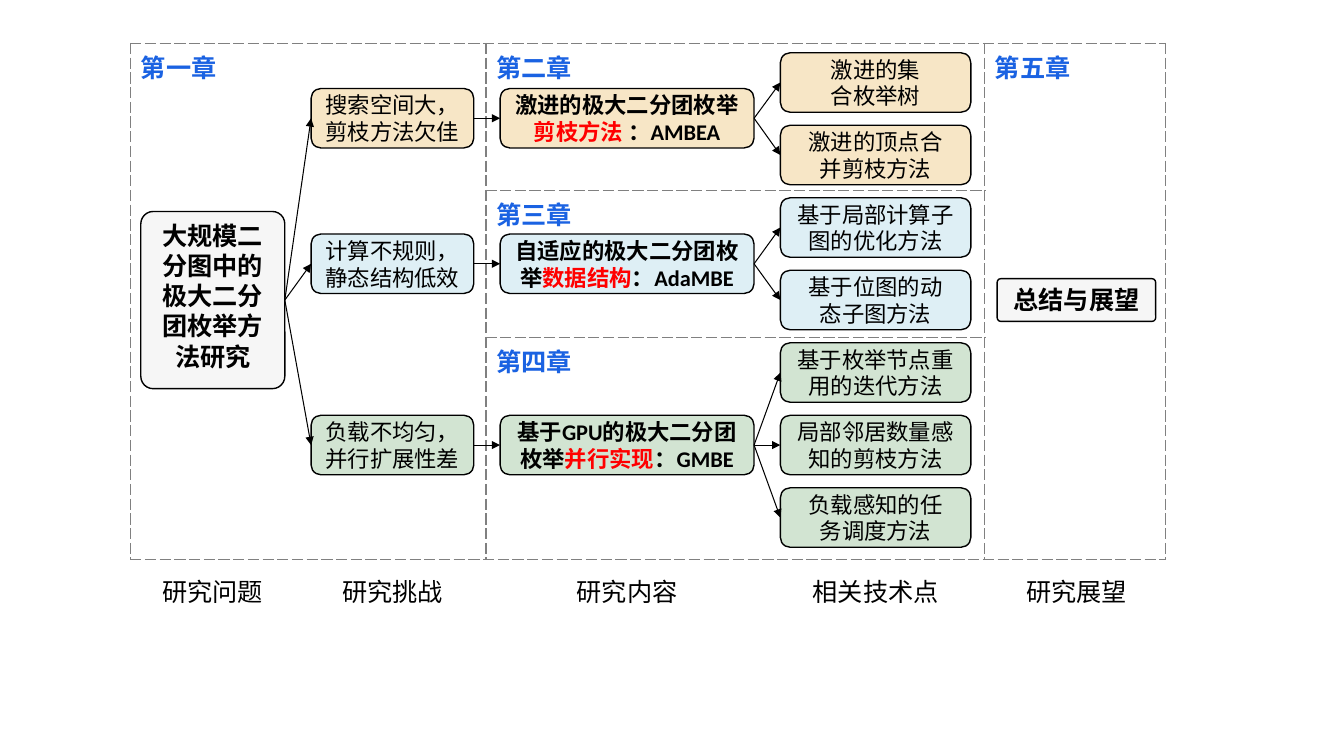
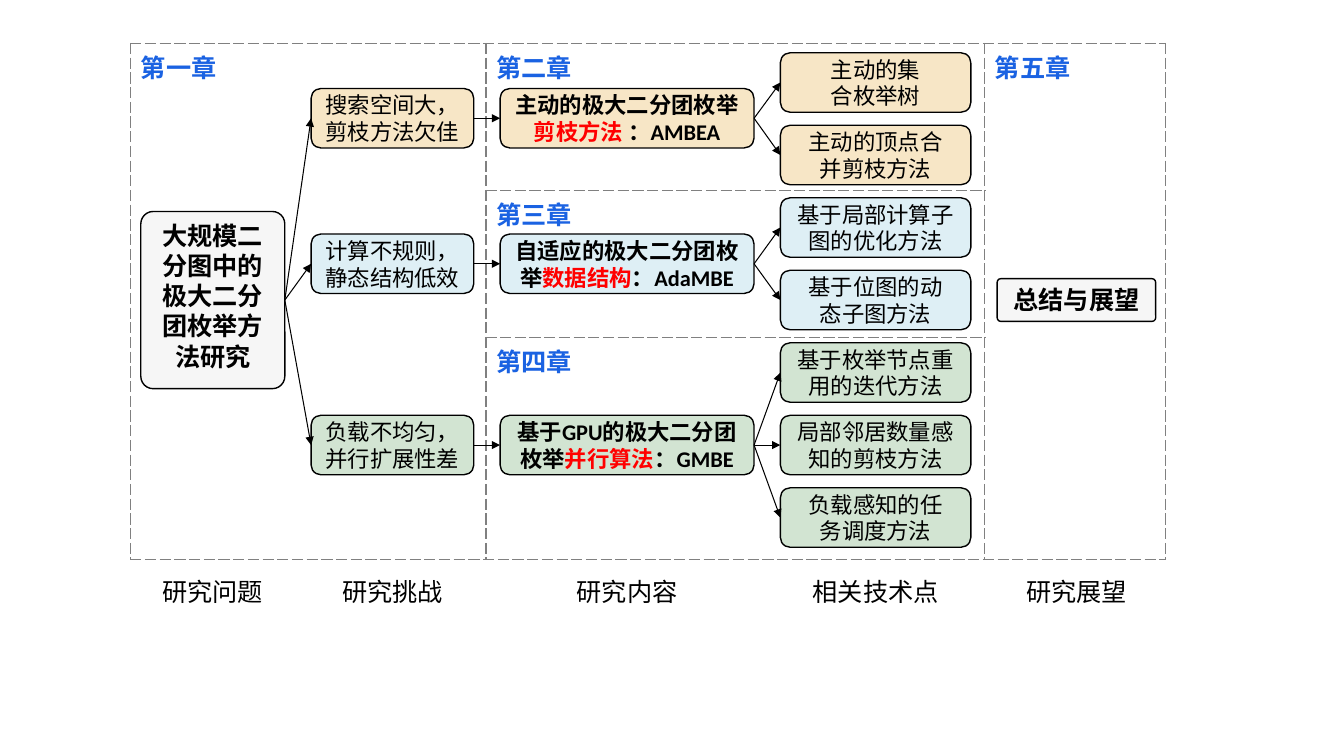
Before and after one commit to Pz1996/zjuthesis, a slide deck: slide 12 of figure/plot.pptx. Drawn at 1344x756 pixels with LibreOffice and Linux fonts; fonts in the diff are those of the drawing; background and template pictures are left out. Boxes give left, top, right and bottom in pixels: in the first picture for what was removed or moved away, otherwise in the second. Text is boxed around its words. In the diff, an @@ line names an element or a change of style, - is before the commit and + after.

```diff
--- a/figure/plot.pptx
+++ b/figure/plot.pptx
@@ text in rounded rectangle at (831,59,920,80): text changed @@
-激进的集
+主动的集
@@ text in rounded rectangle at (515,94,738,142): text changed @@
-激进的极大二分团枚举剪枝方法 ：AMBEA
+主动的极大二分团枚举剪枝方法 ：AMBEA
@@ text in rounded rectangle at (809,131,943,152): text changed @@
-激进的顶点合
+主动的顶点合
@@ text in rounded rectangle at (517,421,736,469): text changed @@
-基于GPU的极大二分团枚举并行实现：GMBE
+基于GPU的极大二分团枚举并行算法：GMBE
```
Also in this commit, not shown: 21 other files.
